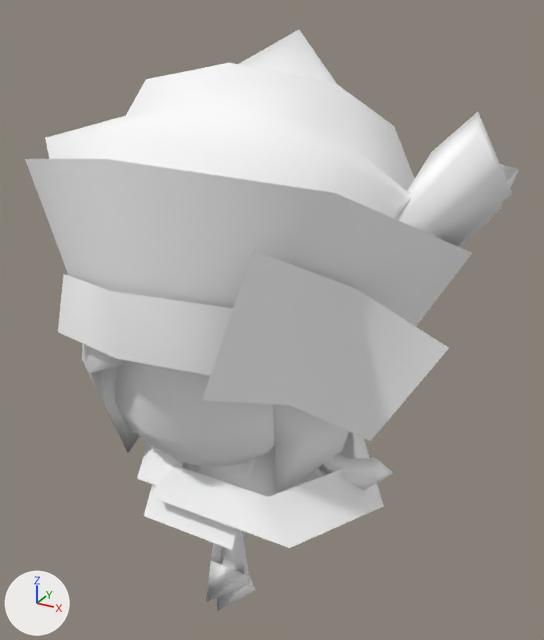
Two versions of the glTF model public/3d/npc/model__npc__model__npc.ofs_104/npc1104.gltf, one commit apart.
One viewpoint serves both versions: a 50 mm camera at (1.12, -1.751, 2.044) aimed at (0.054, 0.186, 1.075). Arrows for +X, +Y and +Z are at lower left; the lights stay in place. The first picture is the older version.

The first picture shows 'npc1104'.
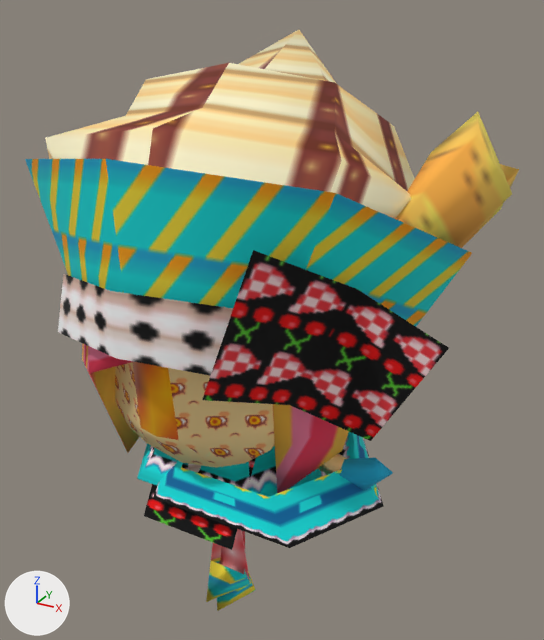
Edits to the bpy script that builds the scene:
```text
Add img_c09_hair:
    img_c09_hair = load_image('c09_hair', '_unpacked/c09_hair', 16, 16, 'sRGB')
Add img_c03_hat:
    img_c03_hat = load_image('c03_hat', '_unpacked/c03_hat', 32, 16, 'sRGB')
Add img_c00_face_00:
    img_c00_face_00 = load_image('c00_face.00', '_unpacked/c00_face.00', 32, 32, 'sRGB')
Add img_c13_leg:
    img_c13_leg = load_image('c13_leg', '_unpacked/c13_leg', 8, 8, 'sRGB')
Add img_c04_whip:
    img_c04_whip = load_image('c04_whip', '_unpacked/c04_whip', 8, 16, 'sRGB')
Add img_c10_parts:
    img_c10_parts = load_image('c10_parts', '_unpacked/c10_parts', 16, 32, 'sRGB')
Add img_c02_cloth_d:
    img_c02_cloth_d = load_image('c02_cloth_d', '_unpacked/c02_cloth_d', 32, 16, 'sRGB')
Add img_c08_banana:
    img_c08_banana = load_image('c08_banana', '_unpacked/c08_banana', 16, 8, 'sRGB')
Add img_c01_cloth_u:
    img_c01_cloth_u = load_image('c01_cloth_u', '_unpacked/c01_cloth_u', 32, 64, 'sRGB')
Add img_c07_ice:
    img_c07_ice = load_image('c07_ice', '_unpacked/c07_ice', 16, 16, 'sRGB')
Change mat_c07_ice:
    remove mat_c07_ice.base_color = (1.0, 1.0, 1.0)  # white #ffffff
    add mat_c07_ice.texture = img_c07_ice
Change mat_c01_cloth_u:
    remove mat_c01_cloth_u.base_color = (1.0, 1.0, 1.0)  # white #ffffff
    add mat_c01_cloth_u.texture = img_c01_cloth_u
Change mat_c08_banana:
    remove mat_c08_banana.base_color = (1.0, 1.0, 1.0)  # white #ffffff
    add mat_c08_banana.texture = img_c08_banana
Change mat_c02_cloth_d:
    remove mat_c02_cloth_d.base_color = (1.0, 1.0, 1.0)  # white #ffffff
    add mat_c02_cloth_d.texture = img_c02_cloth_d
Change mat_c10_parts:
    remove mat_c10_parts.base_color = (1.0, 1.0, 1.0)  # white #ffffff
    add mat_c10_parts.texture = img_c10_parts
Change mat_c04_whip:
    remove mat_c04_whip.base_color = (1.0, 1.0, 1.0)  # white #ffffff
    add mat_c04_whip.texture = img_c04_whip
Change mat_c13_leg:
    remove mat_c13_leg.base_color = (1.0, 1.0, 1.0)  # white #ffffff
    add mat_c13_leg.texture = img_c13_leg
Change mat_c00_face:
    remove mat_c00_face.base_color = (1.0, 1.0, 1.0)  # white #ffffff
    add mat_c00_face.texture = img_c00_face_00
Change mat_c03_hat:
    remove mat_c03_hat.base_color = (1.0, 1.0, 1.0)  # white #ffffff
    add mat_c03_hat.texture = img_c03_hat
Change mat_c09_hair:
    remove mat_c09_hair.base_color = (1.0, 1.0, 1.0)  # white #ffffff
    add mat_c09_hair.texture = img_c09_hair
```

Boxes (x1, y1, x2, y2) around the edits, measured in the pictures (544 x 640 px):
'npc1104', surface changed (darker): (25, 29, 519, 611) in both
